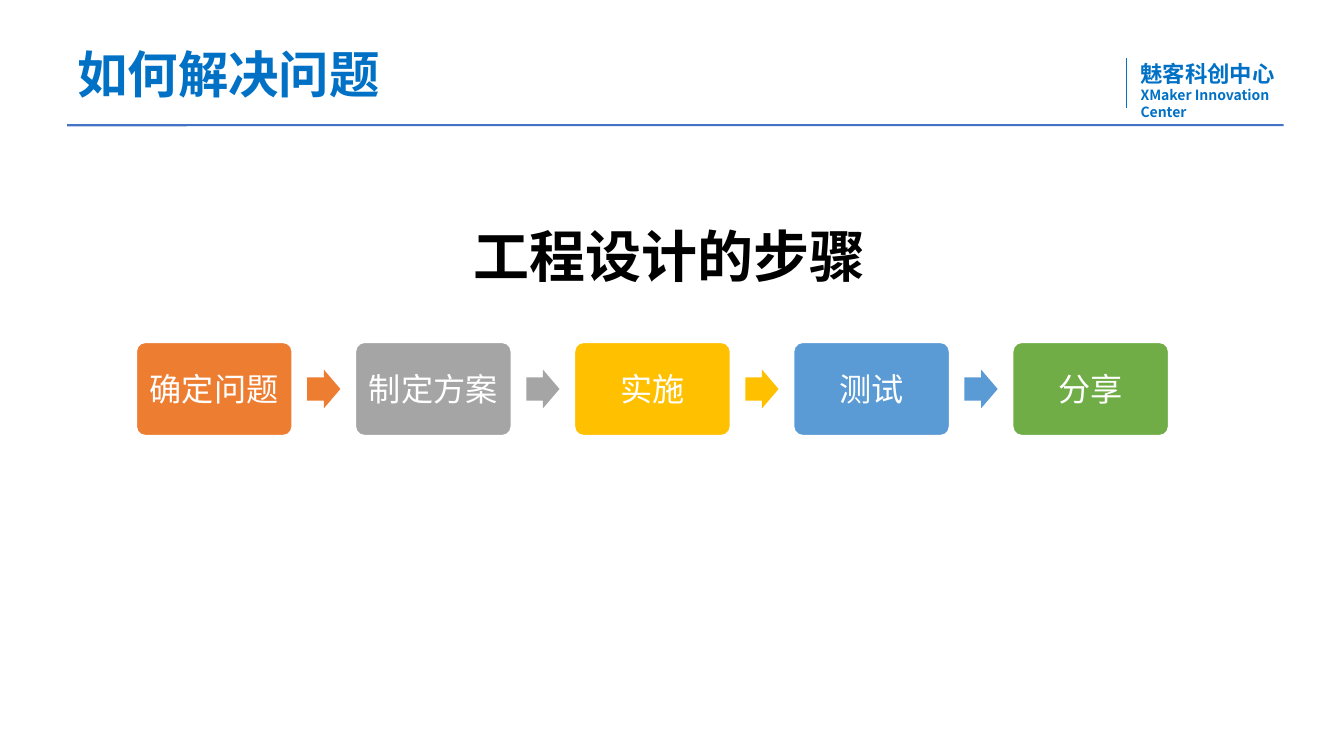
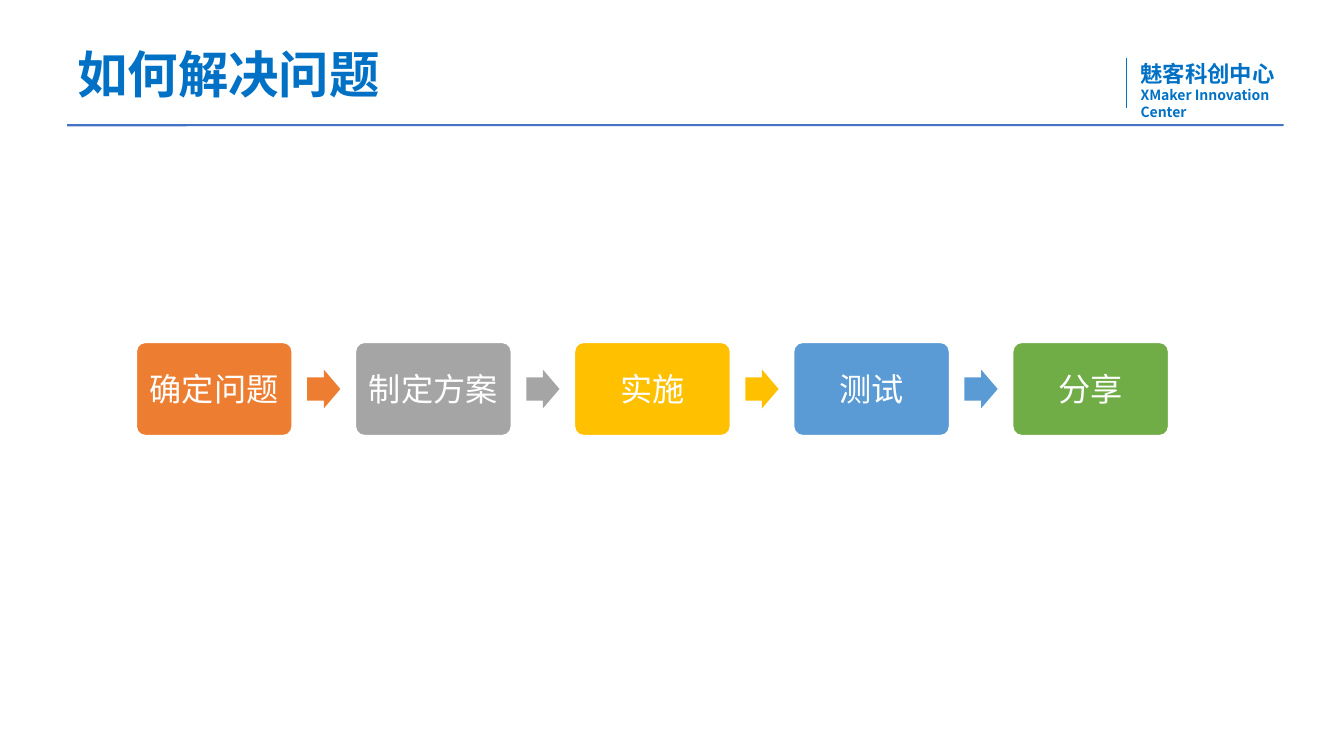
Before and after one commit to XMakerYu666/googleDino, a slide deck: slide 3 of googleDinoWorkshop.pptx. Drawn at 1344x756 pixels with LibreOffice and Linux fonts; fonts in the diff are those of the drawing; background and template pictures are left out. Boxes give left, top, right and bottom in pixels: in the first picture for what was removed or moved away, otherwise in the second. Text is boxed around its words. In the diff, an @@ line names an element or a change of style, - is before the commit and + after.

```diff
--- a/googleDinoWorkshop.pptx
+++ b/googleDinoWorkshop.pptx
@@ text removed at [474,229,866,282] @@
-工程设计的步骤
```
Also in this commit, not shown: 2 slides added.
